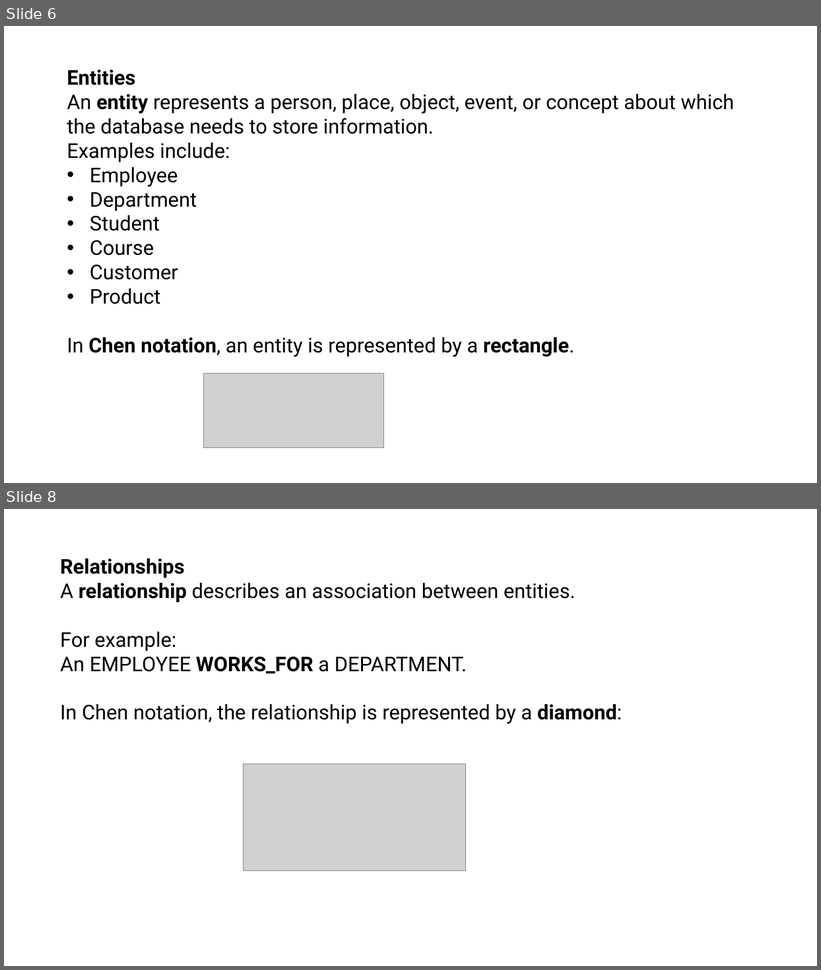
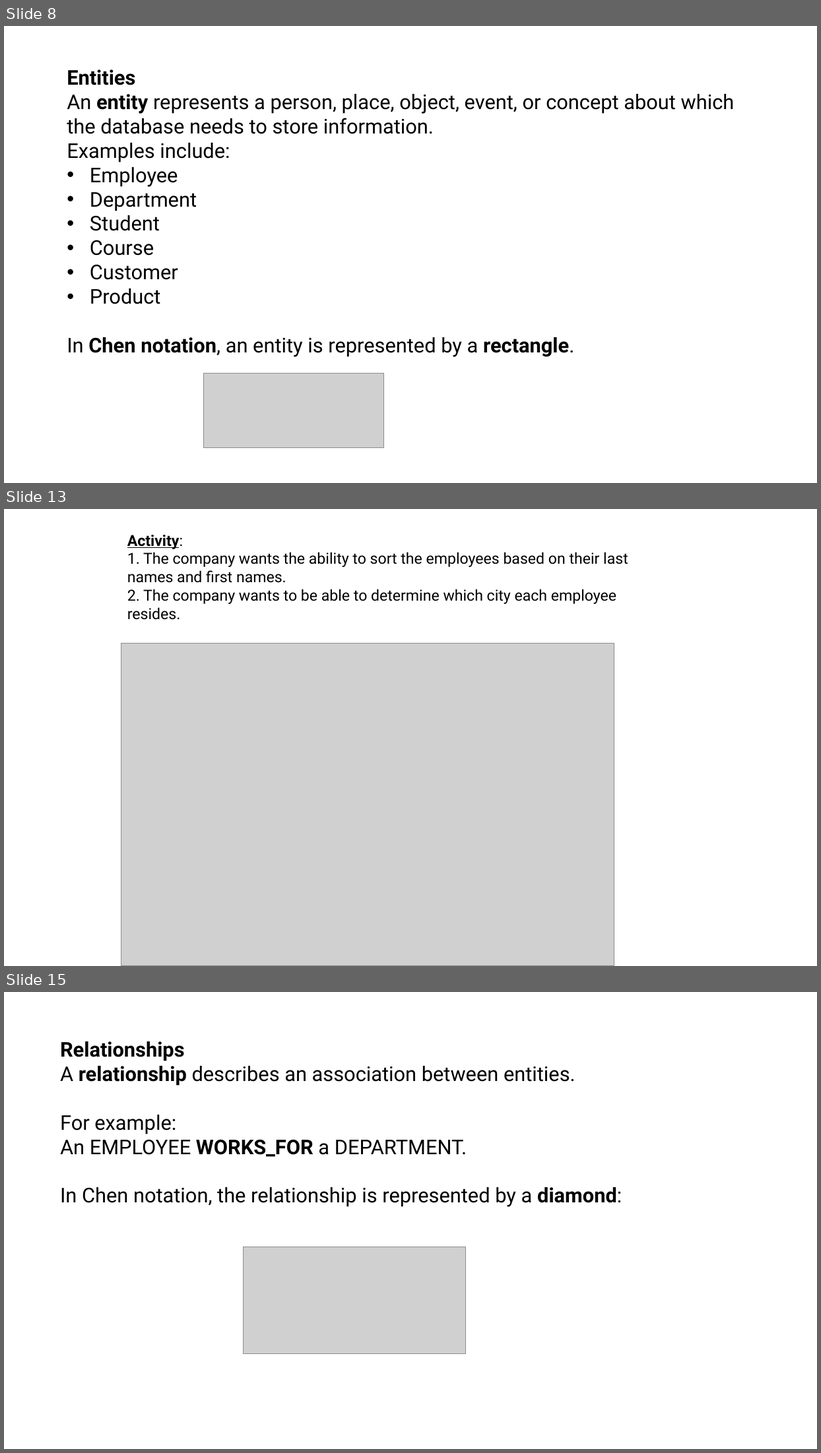
Before and after one commit to joannes630/AU, a slide deck: CSC 4500 GitHub/Entity Relationship Data Model.pptx. Shown one above the other, each under a label of ours: slides 6 and 8 before the commit, slides 8, 13 and 15 after it; the slides between them are not shown. The pictures are 821x970 and 821x1453 pixels, drawn with LibreOffice and Linux fonts; fonts in the diff are those of the drawing; grey boxes stand for pictures. Boxes give left, top, right and bottom in pixels: in the first picture for what was removed or moved away, otherwise in the second. Text is boxed around its words. In the diff, an @@ line names an element or a change of style, - is before the commit and + after.

```diff
--- a/CSC 4500 GitHub/Entity Relationship Data Model.pptx
+++ b/CSC 4500 GitHub/Entity Relationship Data Model.pptx
@@ slide 13 added at (4, 509, 817, 966), background #FFFFFF @@
@@ text added at (127, 535, 628, 620), 18 pt, text #000000 @@
+Activity:
+1. The company wants the ability to sort the employees based on their last names and first names.
+2. The company wants to be able to determine which city each employee resides.
@@ picture added at (121, 644, 614, 966) @@
@@ what was slide 6 is now slide 8 @@
@@ what was slide 8 is now slide 15 @@
```
Also in this commit, not shown: 5 slides changed, 18 other slides added, 2 slides removed.
